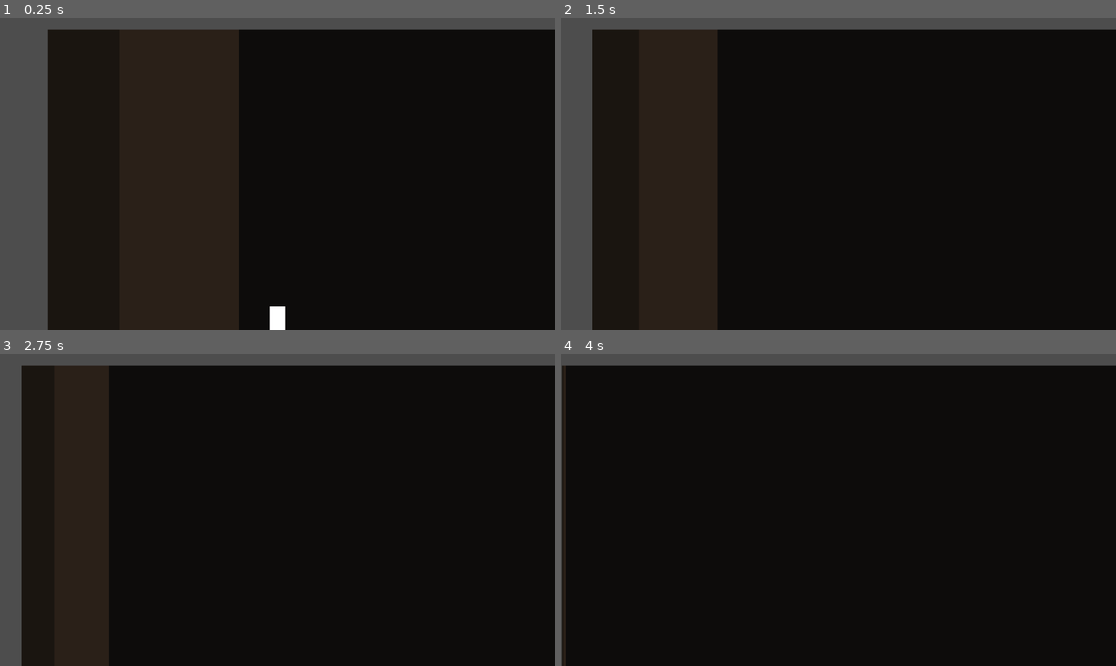
Above: before the commit, frames 1-4 (two rows, left to right).
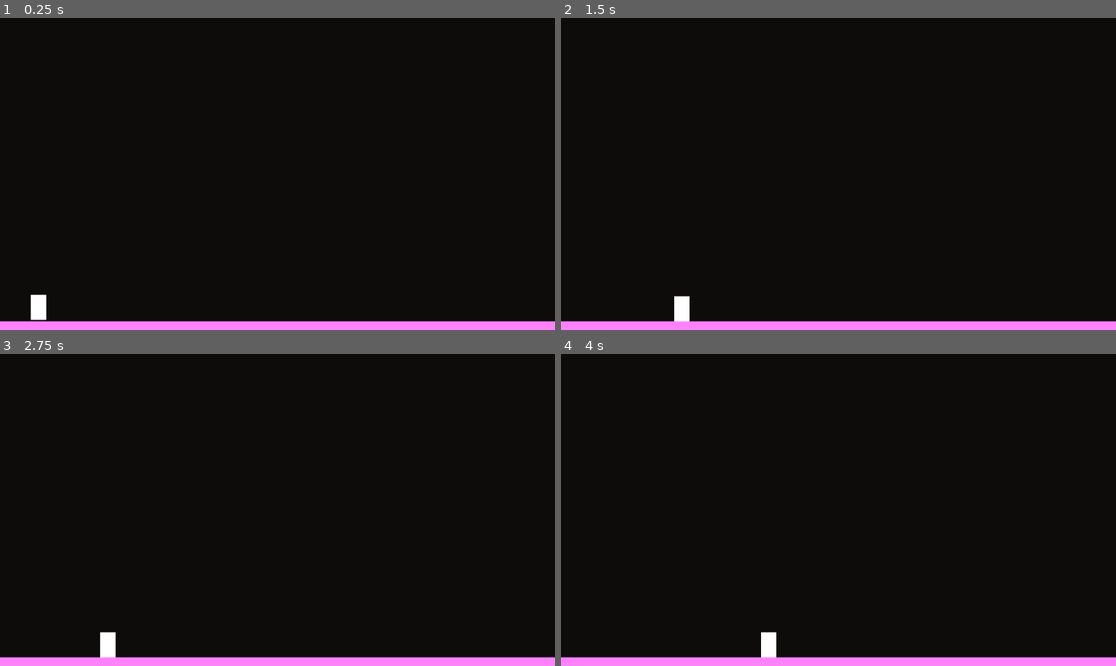
Above: after the commit, the same moments.

Repository: jbndct/After-School
Game: Godot game, scene res://scenes/street.tscn
Two runs of this game, one before a commit and one after it. Both use one fixed random seed, a clock stepped at 60 frames per second and the inputs below. This scene is started directly instead of the project's main scene.
Inputs:
- Up to frame 1 (0.25 s): no input
- Up to frame 2 (1.5 s): hold Right (ui_right) from 0.53 s (still down)
- Up to frame 3 (2.75 s): release Right (ui_right) at 2.03 s; hold Left (ui_left) from 2.03 s (still down)
- Up to frame 4 (4 s): release Left (ui_left) at 2.78 s; hold Right (ui_right) from 2.78 s (still down)

The runs differ from the first frame. In frame 1, 35% of the frame differs, in the area x 0-100%, y 0-100%; in frame 2, 25%; in frame 3, 19%; in frame 4, 7.5%.

Commit message:
Added a moving rectangle in a floor

Diff:
--- a/project.godot
+++ b/project.godot
@@ -19,6 +19,21 @@
 
 GameState="*uid://dq6h8fhliiol7"
 
+[input]
+
+move_left={
+"deadzone": 0.2,
+"events": [Object(InputEventKey,"resource_local_to_scene":false,"resource_name":"","device":-1,"window_id":0,"alt_pressed":false,"shift_pressed":false,"ctrl_pressed":false,"meta_pressed":false,"pressed":false,"keycode":0,"physical_keycode":4194321,"key_label":0,"unicode":0,"location":0,"echo":false,"script":null)
+, Object(InputEventKey,"resource_local_to_scene":false,"resource_name":"","device":-1,"window_id":0,"alt_pressed":false,"shift_pressed":false,"ctrl_pressed":false,"meta_pressed":false,"pressed":false,"keycode":0,"physical_keycode":68,"key_label":0,"unicode":100,"location":0,"echo":false,"script":null)
+]
+}
+move_right={
+"deadzone": 0.2,
+"events": [Object(InputEventKey,"resource_local_to_scene":false,"resource_name":"","device":-1,"window_id":0,"alt_pressed":false,"shift_pressed":false,"ctrl_pressed":false,"meta_pressed":false,"pressed":false,"keycode":0,"physical_keycode":4194319,"key_label":0,"unicode":0,"location":0,"echo":false,"script":null)
+, Object(InputEventKey,"resource_local_to_scene":false,"resource_name":"","device":-1,"window_id":0,"alt_pressed":false,"shift_pressed":false,"ctrl_pressed":false,"meta_pressed":false,"pressed":false,"keycode":0,"physical_keycode":65,"key_label":0,"unicode":97,"location":0,"echo":false,"script":null)
+]
+}
+
 [physics]
 
 3d/physics_engine="Jolt Physics"
--- a/scenes/Player.gd
+++ b/scenes/Player.gd
@@ -2,37 +2,31 @@
 
 const SPEED = 180.0
 const GRAVITY = 800.0
-var facing_right: bool = true
+
 var scene_end_x: float = 3200.0
-
 signal reached_end
 
+var debug_label: Label
+
+func _ready() -> void:
+	up_direction = Vector2.UP
+
 func _physics_process(delta: float) -> void:
-	# apply gravity
+	# 1. Gravity
 	if not is_on_floor():
 		velocity.y += GRAVITY * delta
-	else:
-		velocity.y = 0
 
-	var direction = get_input_direction()
+	# 2. Check standard arrow keys
+	var direction = Input.get_axis("ui_left", "ui_right")
 
 	if direction != 0:
 		velocity.x = direction * SPEED
-		facing_right = direction > 0
 	else:
 		velocity.x = move_toward(velocity.x, 0, SPEED)
 
+	# 3. Apply physics
 	move_and_slide()
 
-	global_position.x = max(80.0, global_position.x)
-
+	# 4. End of scene check
 	if global_position.x >= scene_end_x:
 		emit_signal("reached_end")
-
-func get_input_direction() -> float:
-	if Input.is_action_pressed("ui_right"):
-		return 1.0
-	return 0.0
-
-func _ready() -> void:
-	up_direction = Vector2.UP
--- a/scenes/Player.tscn
+++ b/scenes/Player.tscn
@@ -13,4 +13,6 @@
 shape = SubResource("CapsuleShape2D_v6fml")
 
 [node name="Camera2D" type="Camera2D" parent="." unique_id=175267958]
+limit_top = 0
+limit_bottom = 720
 position_smoothing_enabled = true
--- a/scenes/street.gd
+++ b/scenes/street.gd
@@ -28,13 +28,9 @@
 	player_shape.size = Vector2(32, 52)
 	$Player/CollisionShape2D.shape = player_shape
 
-	# debug — confirm player shape is set
-	print("Player shape: ", $Player/CollisionShape2D.shape)
-	print("Player shape size: ", $Player/CollisionShape2D.shape.size)
-
-	print("Floor position: ", $Floor.global_position)
-	print("Player position: ", $Player.global_position)
-	print("Floor shape size: ", $Floor/CollisionShape2D.shape.size)
+	# Force the invisible collision boxes to perfectly match the drawn rectangles
+	$Floor/CollisionShape2D.position = Vector2(0, 0)
+	$Player/CollisionShape2D.position = Vector2(0, -26)
 
 	$Player.reached_end.connect(_on_player_reached_end)
 
--- a/scenes/street.tscn
+++ b/scenes/street.tscn
@@ -2,7 +2,6 @@
 
 [ext_resource type="Script" uid="uid://cfsxqdyhojtik" path="res://scenes/street.gd" id="1_l8dq3"]
 [ext_resource type="Script" uid="uid://6yqcjhu0cpsh" path="res://scenes/Player.gd" id="1_tr5t1"]
-[ext_resource type="Script" uid="uid://bdc2gnbl067s6" path="res://scenes/camera_2d.gd" id="3_3ffmx"]
 
 [sub_resource type="RectangleShape2D" id="RectangleShape2D_t23v0"]
 size = Vector2(4000, 20)
@@ -41,7 +40,6 @@
 [node name="Floor" type="StaticBody2D" parent="." unique_id=870931988]
 
 [node name="CollisionShape2D" type="CollisionShape2D" parent="Floor" unique_id=1766108979]
-position = Vector2(-2000, -10)
 shape = SubResource("RectangleShape2D_t23v0")
 
 [node name="ColorRect" type="ColorRect" parent="Floor" unique_id=931082936]
@@ -55,13 +53,8 @@
 script = ExtResource("1_tr5t1")
 
 [node name="CollisionShape2D" type="CollisionShape2D" parent="Player" unique_id=389966840]
-position = Vector2(0, 640)
 shape = SubResource("RectangleShape2D_3ffmx")
 
 [node name="ColorRect" type="ColorRect" parent="Player" unique_id=399144416]
 offset_right = 32.0
 offset_bottom = 52.0
-
-[node name="Camera2D" type="Camera2D" parent="." unique_id=1319311483 node_paths=PackedStringArray("target")]
-script = ExtResource("3_3ffmx")
-target = NodePath("../Player")
